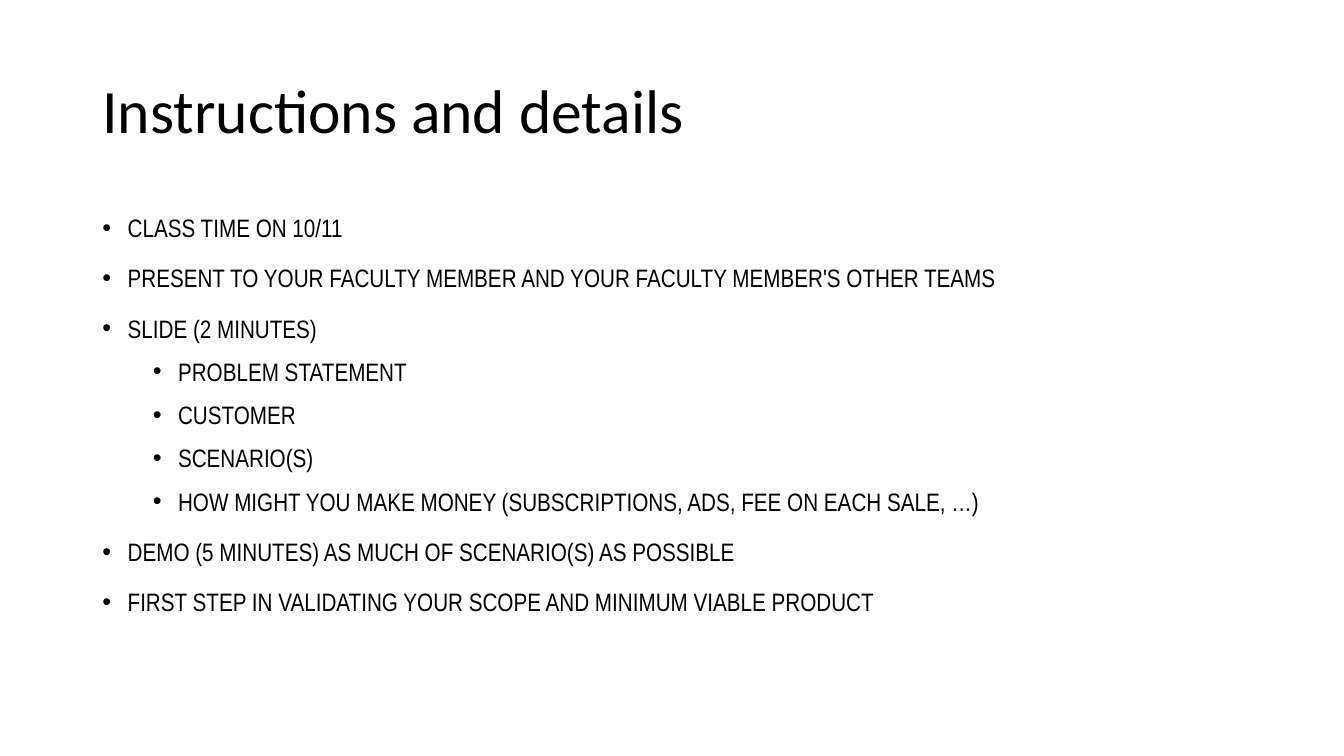
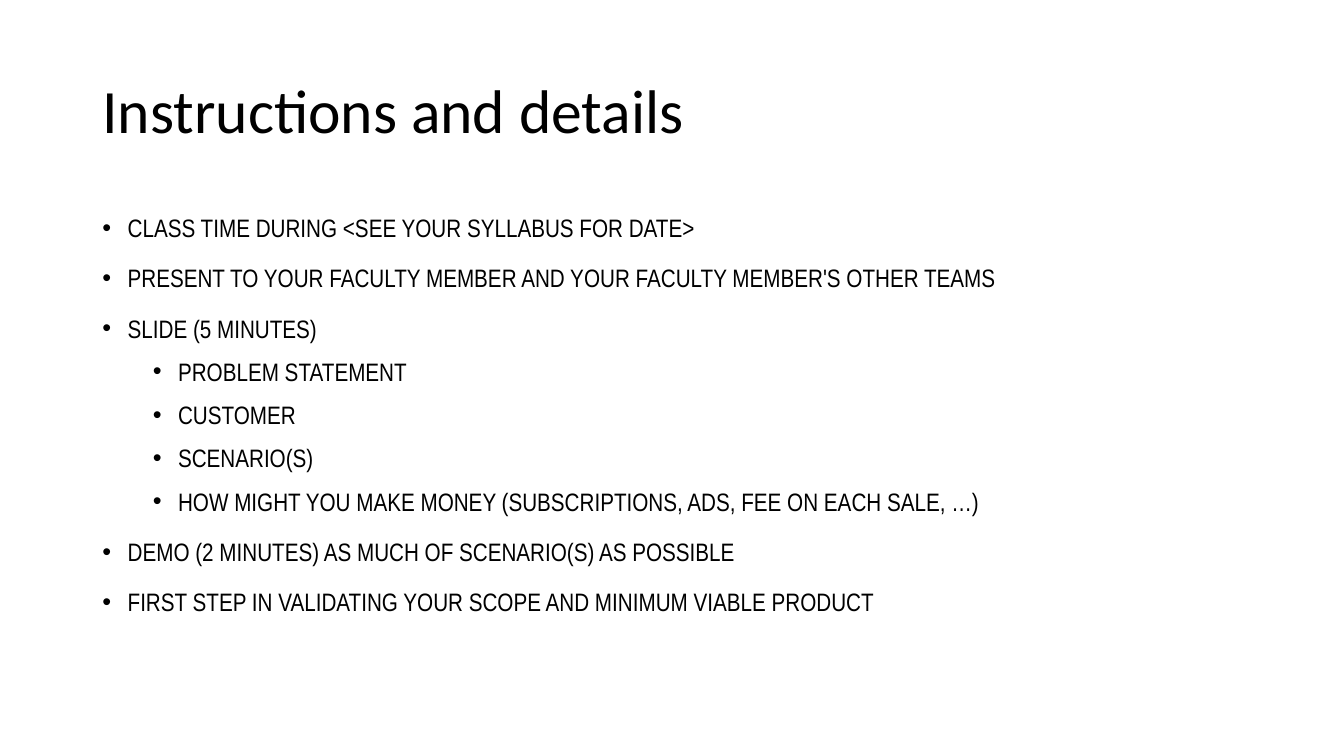
Before and after one commit to mschray/IPro497Sample, a slide deck: slide 1 of Course Content/Mid course presentation template.pptx. Drawn at 1344x756 pixels with LibreOffice and Linux fonts; fonts in the diff are those of the drawing. Boxes give left, top, right and bottom in pixels: in the first picture for what was removed or moved away, otherwise in the second. Text is boxed around its words. In the diff, an @@ line names an element or a change of style, - is before the commit and + after.

Commit message:
Add files via upload
Upload the mid-term presentation template with the date removed and telling students to look at the syllabus.

```diff
--- a/Course Content/Mid course presentation template.pptx
+++ b/Course Content/Mid course presentation template.pptx
@@ text at (x1=128, y1=219, x2=695, y2=238): text changed @@
-• CLASS TIME ON 10/11
+• CLASS TIME DURING <SEE YOUR SYLLABUS FOR DATE>
@@ text at (x1=128, y1=319, x2=317, y2=344): text changed @@
-• SLIDE (2 MINUTES)
+• SLIDE (5 MINUTES)
@@ text at (x1=128, y1=542, x2=734, y2=567): text changed @@
-• DEMO (5 MINUTES) AS MUCH OF SCENARIO(S) AS POSSIBLE
+• DEMO (2 MINUTES) AS MUCH OF SCENARIO(S) AS POSSIBLE
```
Also in this commit, not shown: 1 other slide changed.
